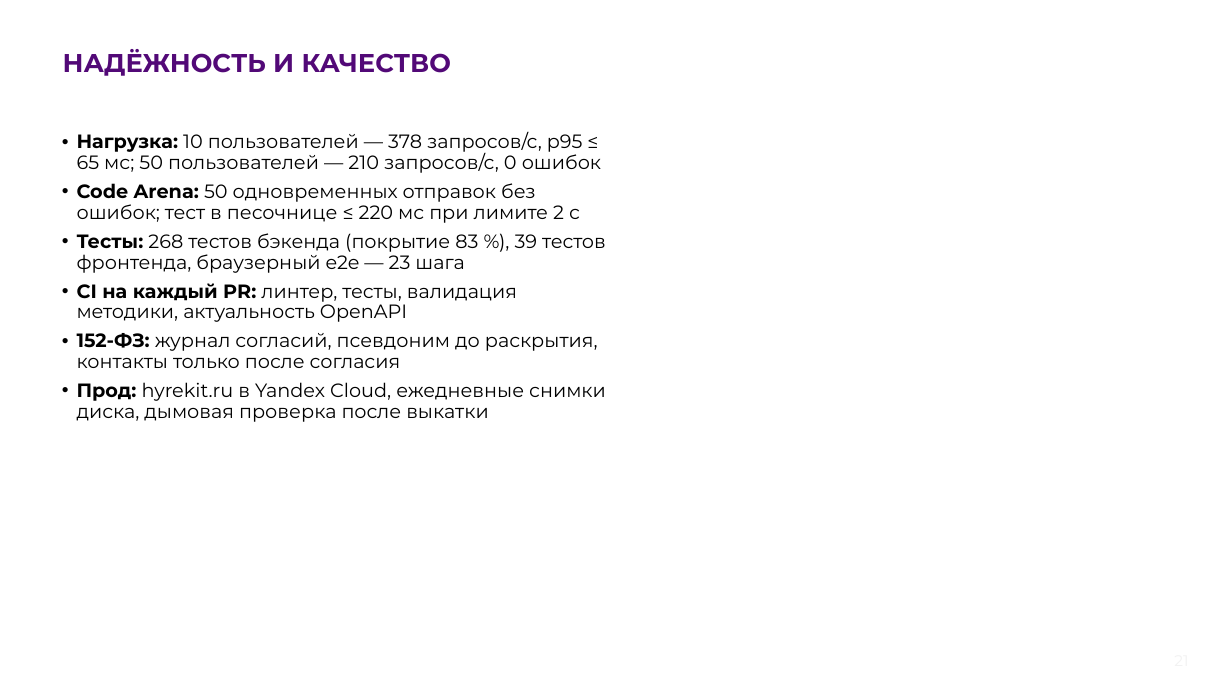
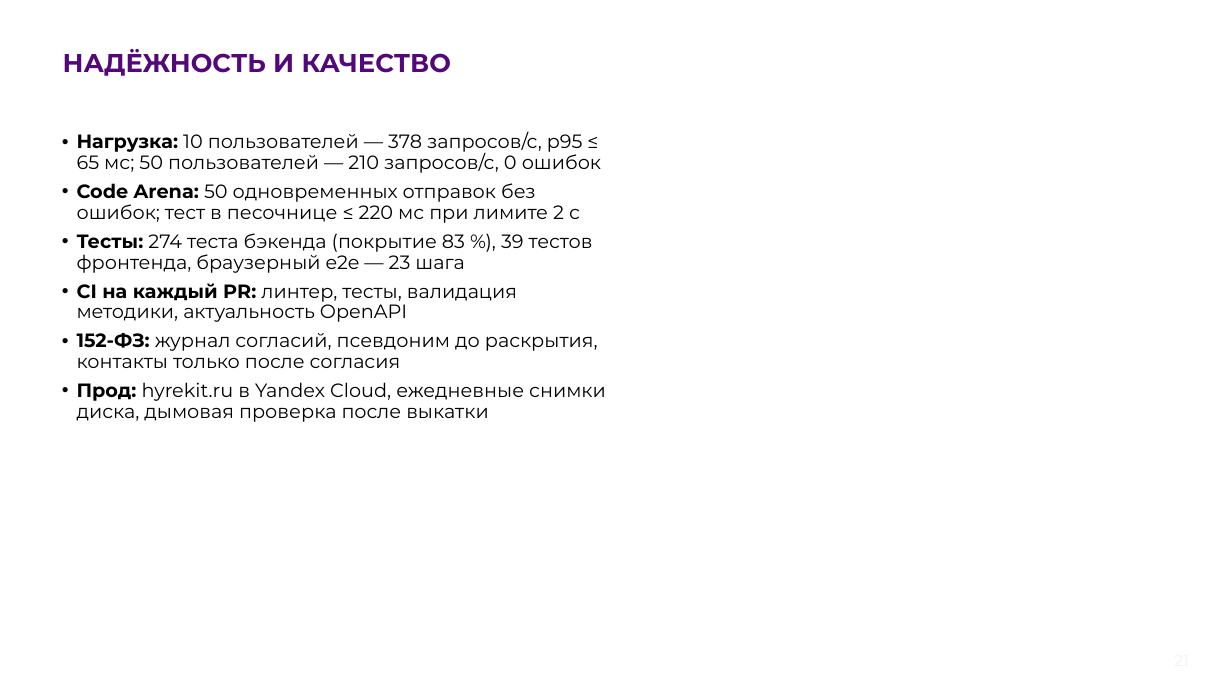
Before and after one commit to Fighter90/hyrekit_fsp, a slide deck: slide 21 of docs/presentation/HyreKit_pitch.pptx. Drawn at 1232x693 pixels with LibreOffice and Linux fonts; fonts in the diff are those of the drawing; background and template pictures are left out. Boxes give left, top, right and bottom in pixels: in the first picture for what was removed or moved away, otherwise in the second. Text is boxed around its words. In the diff, an @@ line names an element or a change of style, - is before the commit and + after.

```diff
--- a/docs/presentation/HyreKit_pitch.pptx
+++ b/docs/presentation/HyreKit_pitch.pptx
@@ text at <box>77,233,593,273</box>: text changed @@
-• Тесты: 268 тестов бэкенда (покрытие 83 %), 39 тестов фронтенда, браузерный e2e — 23 шага
+• Тесты: 274 теста бэкенда (покрытие 83 %), 39 тестов фронтенда, браузерный e2e — 23 шага
```
Also in this commit, not shown: 15 other files.
